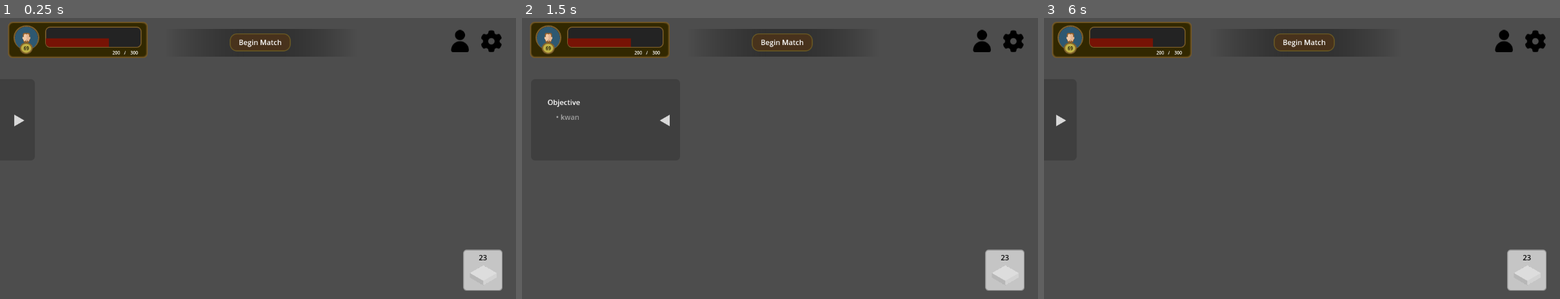
Above: before the commit, frames 1-3 (left to right).
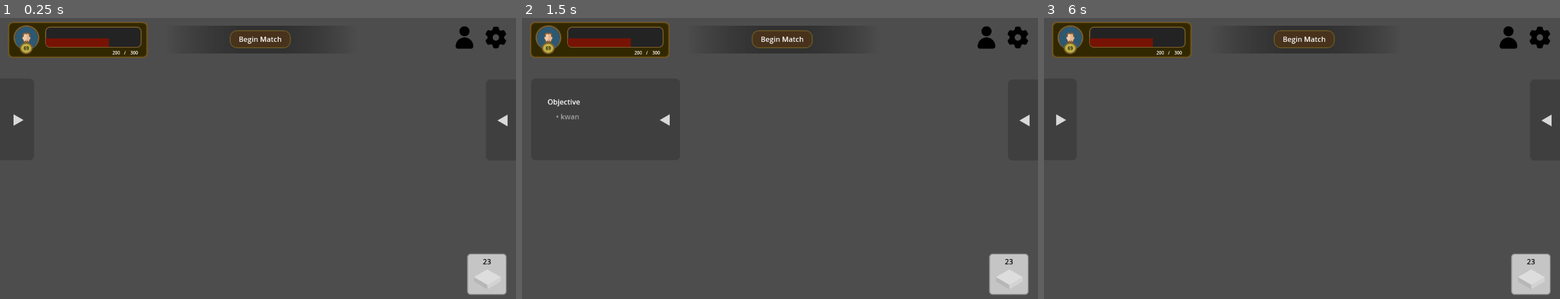
Above: after the commit, the same moments.

Repository: cessDevs1419/Game-Development---Edelstein-Academy
Game: Godot game, scene res://ui/ingame_interface/ingame_interface.tscn
Same seed, same stepped clock (60 frames per second), same inputs: the game is played once before the commit and once after it.
Inputs (mouse positions are in pixels of both pictures, inside the frame that each line leads up to; where the layout moved, square brackets give the same spot in the first picture):
- Up to frame 1 (0.25 s): no input
- Up to frame 2 (1.5 s): click (542, 119) at 0.52 s; click (986, 37) [981, 40] at 1.25 s
- Up to frame 3 (6 s): click (1534, 40) at 2.02 s; click (1539, 37) at 2.77 s; click (1508, 37) [1503, 40] at 3.5 s; click (1534, 40) at 4.27 s; click (1539, 37) at 5.02 s; click (1188, 119) at 5.77 s

The runs differ from the first frame. In frame 1, 1.7% of the frame differs, in the area x 2-99%, y 2-99%; in frame 2, 1.8%, in the area x 5-99%, y 2-99%; in frame 3, 1.7%.

Commit message:
updating responsiveness

Diff:
--- a/Assets/Components/Header_container/Headers.tscn
+++ b/Assets/Components/Header_container/Headers.tscn
@@ -50,31 +50,32 @@
 offset_left = -207.0
 offset_top = 4.0
 offset_right = 205.0
-offset_bottom = 141.0
+offset_bottom = 136.0
 grow_horizontal = 2
 theme_override_styles/panel = SubResource("StyleBoxEmpty_72h5v")
 
 [node name="Panel" type="Panel" parent="Parent"]
 layout_mode = 0
-offset_top = 32.0
-offset_right = 221.0
-offset_bottom = 94.0
+offset_left = -1.0
+offset_top = 25.0
+offset_right = 220.0
+offset_bottom = 87.0
 theme_override_styles/panel = SubResource("StyleBoxTexture_q43sj")
 
 [node name="Panel2" type="Panel" parent="Parent"]
 layout_mode = 0
 offset_left = 214.0
-offset_top = 32.0
+offset_top = 25.0
 offset_right = 429.0
-offset_bottom = 94.0
+offset_bottom = 87.0
 theme_override_styles/panel = SubResource("StyleBoxTexture_we3vu")
 
 [node name="PanelContainer" type="PanelContainer" parent="Parent"]
 layout_mode = 0
 offset_left = 144.0
-offset_top = 42.0
+offset_top = 35.0
 offset_right = 280.0
-offset_bottom = 82.0
+offset_bottom = 75.0
 theme_override_styles/panel = SubResource("StyleBoxFlat_lent4")
 
 [node name="Label" type="Label" parent="Parent/PanelContainer"]
--- a/Assets/Components/Overview_Panel/Overview_Panel.gd
+++ b/Assets/Components/Overview_Panel/Overview_Panel.gd
@@ -6,29 +6,29 @@
 
 func _ready():
 	Objectpanel = get_node("Objective")
-	#Characterpanel = get_node("Objective")
+	Characterpanel = get_node("Characterpanel")
 	Itemlist = get_node("Objective/Panel/ItemList")
 	add_item('kwan')
 
 func _process(delta):
 	pass
 
-func show_panel():
-	Objectpanel.position.x = 20
-	pass
-
-func hide_panel():
-	Objectpanel.position.x = -260
-	pass
-
-
-func _on_texture_button_toggled(toggled_on):
+func _objective_button_toggled(toggled_on):
 	if(toggled_on):
-		hide_panel()
+		Objectpanel.position.x = -260
 	else:
-		show_panel()
+		Objectpanel.position.x = 20
 	pass
 
 func add_item(data: String):
 	Itemlist.add_item('• '+data, null, false)
 	pass
+
+
+func _character_button_toggled(toggled_on):
+	if(toggled_on):
+		Characterpanel.position.x = 1075
+	else:
+		Characterpanel.position.x = 800
+	pass
+	pass
--- a/Assets/Components/Overview_Panel/Overview_Panel.tscn
+++ b/Assets/Components/Overview_Panel/Overview_Panel.tscn
@@ -22,14 +22,27 @@
 bg_color = Color(0.6, 0.6, 0.6, 0)
 border_color = Color(0.8, 0.8, 0.8, 0)
 
+[sub_resource type="StyleBoxFlat" id="StyleBoxFlat_cs3hq"]
+bg_color = Color(0.137255, 0.137255, 0.137255, 0.32549)
+corner_radius_top_left = 10
+corner_radius_top_right = 10
+corner_radius_bottom_right = 10
+corner_radius_bottom_left = 10
+
+[sub_resource type="StyleBoxEmpty" id="StyleBoxEmpty_japxy"]
+
 [node name="OverviewPanel" type="Node"]
 script = ExtResource("1_j5o7d")
 
 [node name="Objective" type="Panel" parent="."]
-offset_left = -255.0
-offset_top = 148.0
-offset_right = 78.0
-offset_bottom = 330.0
+anchors_preset = -1
+anchor_top = 0.127
+anchor_bottom = 0.127
+offset_left = -257.0
+offset_top = 64.704
+offset_right = 76.0
+offset_bottom = 246.704
+grow_vertical = 2
 theme_override_styles/panel = SubResource("StyleBoxFlat_mq26k")
 
 [node name="TextureButton" type="TextureButton" parent="Objective"]
@@ -71,4 +84,41 @@
 offset_bottom = 50.0
 text = "Objective"
 
+[node name="Characterpanel" type="Panel" parent="."]
+anchors_preset = -1
+anchor_left = 1.0
+anchor_top = 0.128
+anchor_right = 1.0
+anchor_bottom = 0.128
+offset_left = -67.0
+offset_top = 66.056
+offset_right = 265.0
+offset_bottom = 247.056
+grow_horizontal = 0
+grow_vertical = 2
+theme_override_styles/panel = SubResource("StyleBoxFlat_cs3hq")
+
+[node name="TextureButton" type="TextureButton" parent="Characterpanel"]
+layout_mode = 0
+offset_left = 22.0
+offset_top = 77.0
+offset_right = 51.0
+offset_bottom = 106.0
+toggle_mode = true
+button_pressed = true
+texture_normal = ExtResource("3_rt16m")
+texture_pressed = ExtResource("2_24cb0")
+stretch_mode = 3
+
+[node name="Panel" type="Panel" parent="Characterpanel"]
+layout_mode = 0
+offset_left = 75.0
+offset_top = 23.0
+offset_right = 312.0
+offset_bottom = 159.0
+theme_override_styles/panel = SubResource("StyleBoxEmpty_japxy")
+
 [connection signal="toggled" from="Objective/TextureButton" to="." method="_on_texture_button_toggled"]
+[connection signal="toggled" from="Objective/TextureButton" to="." method="_objective_button_toggled"]
+[connection signal="toggled" from="Characterpanel/TextureButton" to="." method="_on_texture_button_toggled"]
+[connection signal="toggled" from="Characterpanel/TextureButton" to="." method="_character_button_toggled"]
--- a/Assets/Components/Tile_Container/Tile_Container.tscn
+++ b/Assets/Components/Tile_Container/Tile_Container.tscn
@@ -23,10 +23,10 @@
 anchor_top = 1.0
 anchor_right = 1.0
 anchor_bottom = 1.0
-offset_left = -118.0
-offset_top = -119.0
-offset_right = -30.0
-offset_bottom = -27.0
+offset_left = -109.0
+offset_top = -110.0
+offset_right = -21.0
+offset_bottom = -18.0
 grow_horizontal = 0
 grow_vertical = 0
 theme_override_styles/panel = SubResource("StyleBoxFlat_2lfpk")
--- a/ui/ingame_interface/ingame_interface.tscn
+++ b/ui/ingame_interface/ingame_interface.tscn
@@ -18,7 +18,7 @@
 anchors_preset = 1
 anchor_left = 1.0
 anchor_right = 1.0
-offset_left = -150.0
-offset_bottom = 127.0
+offset_left = -140.0
+offset_bottom = 110.0
 grow_horizontal = 0
 theme_override_constants/separation = 20
Not shown: 1 places in Assets/Components/Overview_Panel/Overview_Panel.tscn that only renumber resources
